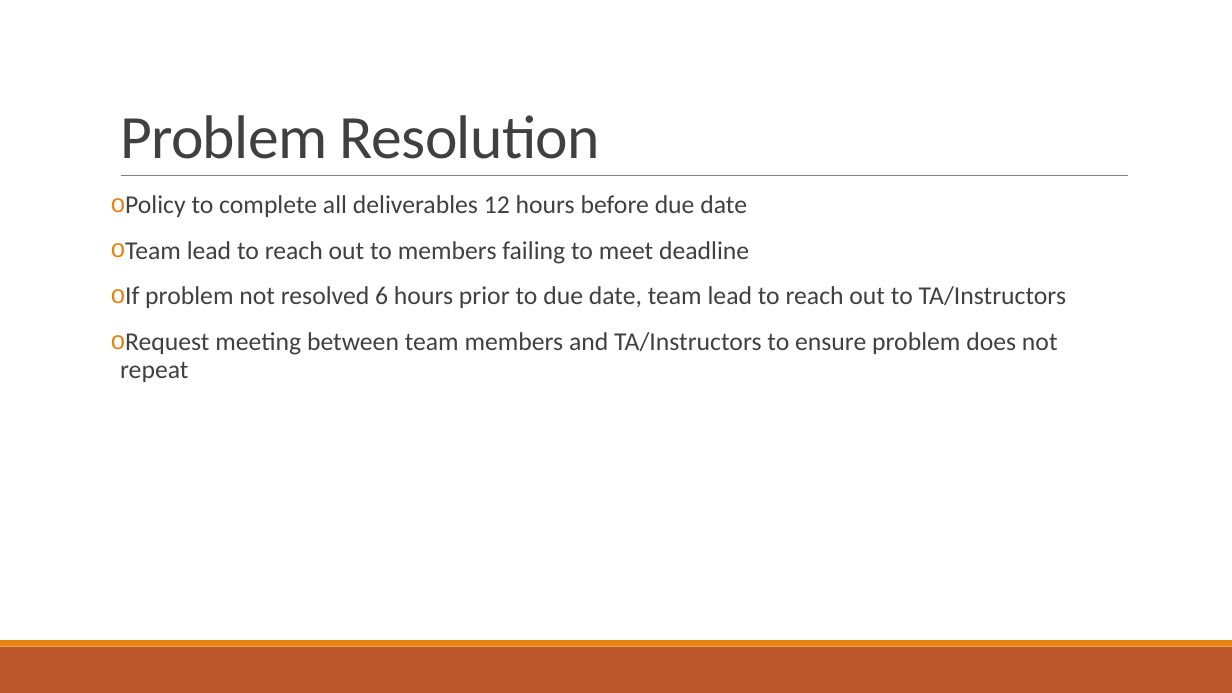
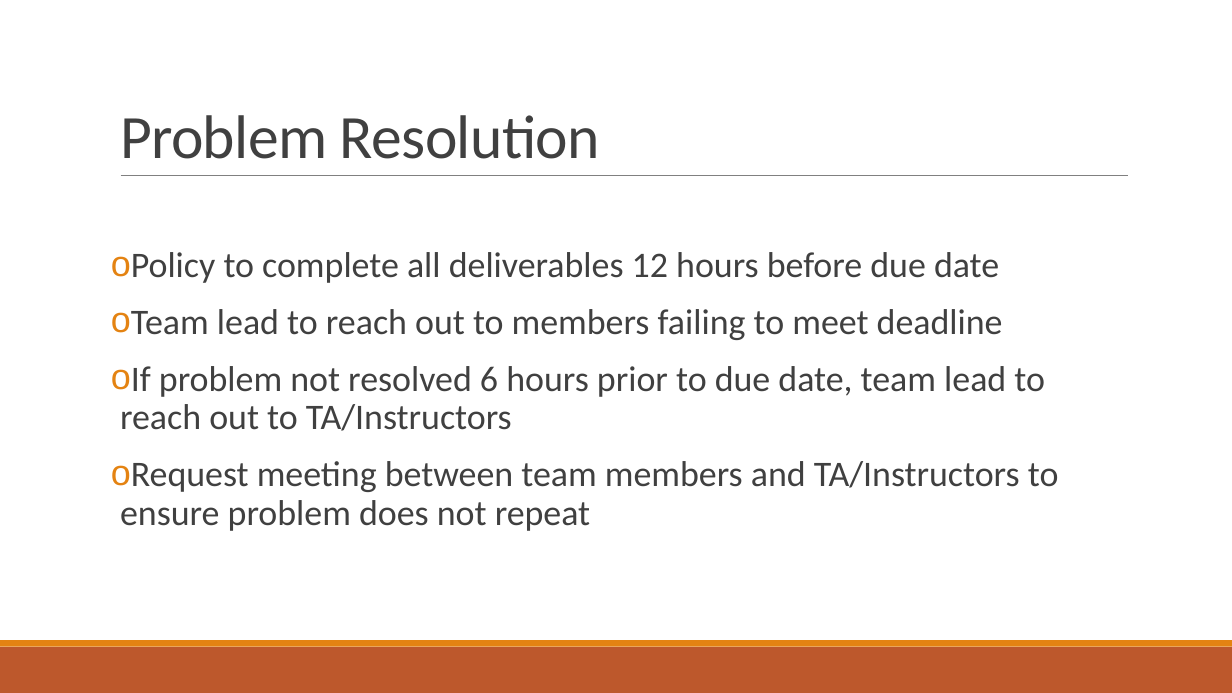
Before and after one commit to jonnynabors/Belly-Of-The-Beast, a slide deck: slide 5 of Documentation/Unity Game Development Plan.pptx. Drawn at 1232x693 pixels with LibreOffice and Linux fonts; fonts in the diff are those of the drawing. Boxes give left, top, right and bottom in pixels: in the first picture for what was removed or moved away, otherwise in the second. Text is boxed around its words. In the diff, an @@ line names an element or a change of style, - is before the commit and + after.

```diff
--- a/Documentation/Unity Game Development Plan.pptx
+++ b/Documentation/Unity Game Development Plan.pptx
@@ text "Policy to complete all deliverables ..." at [120, 252, 1059, 531]: size 20 to 28 pt; vertical alignment top to middle @@
```
Also in this commit, not shown: 6 other slides changed, 2 other files.
